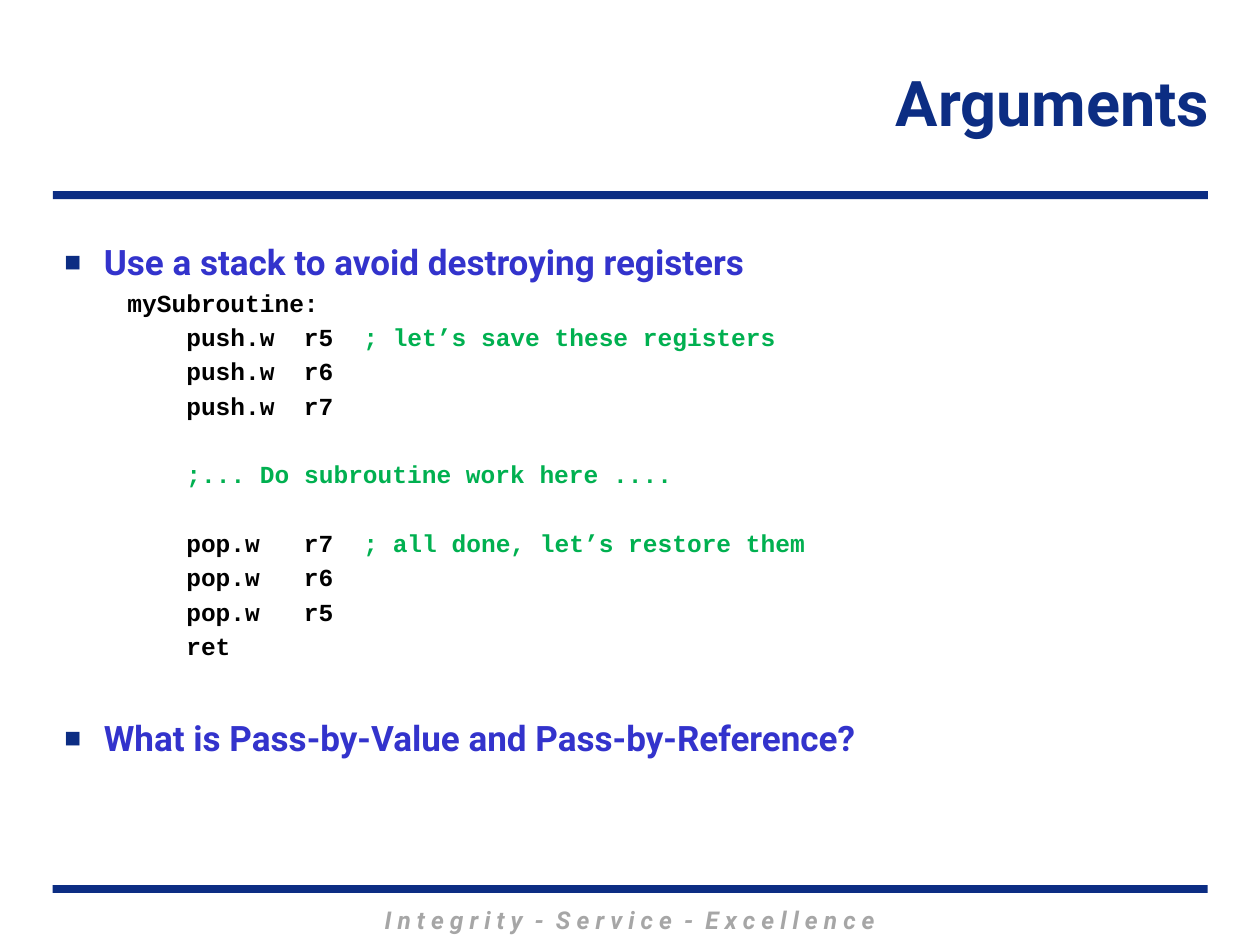
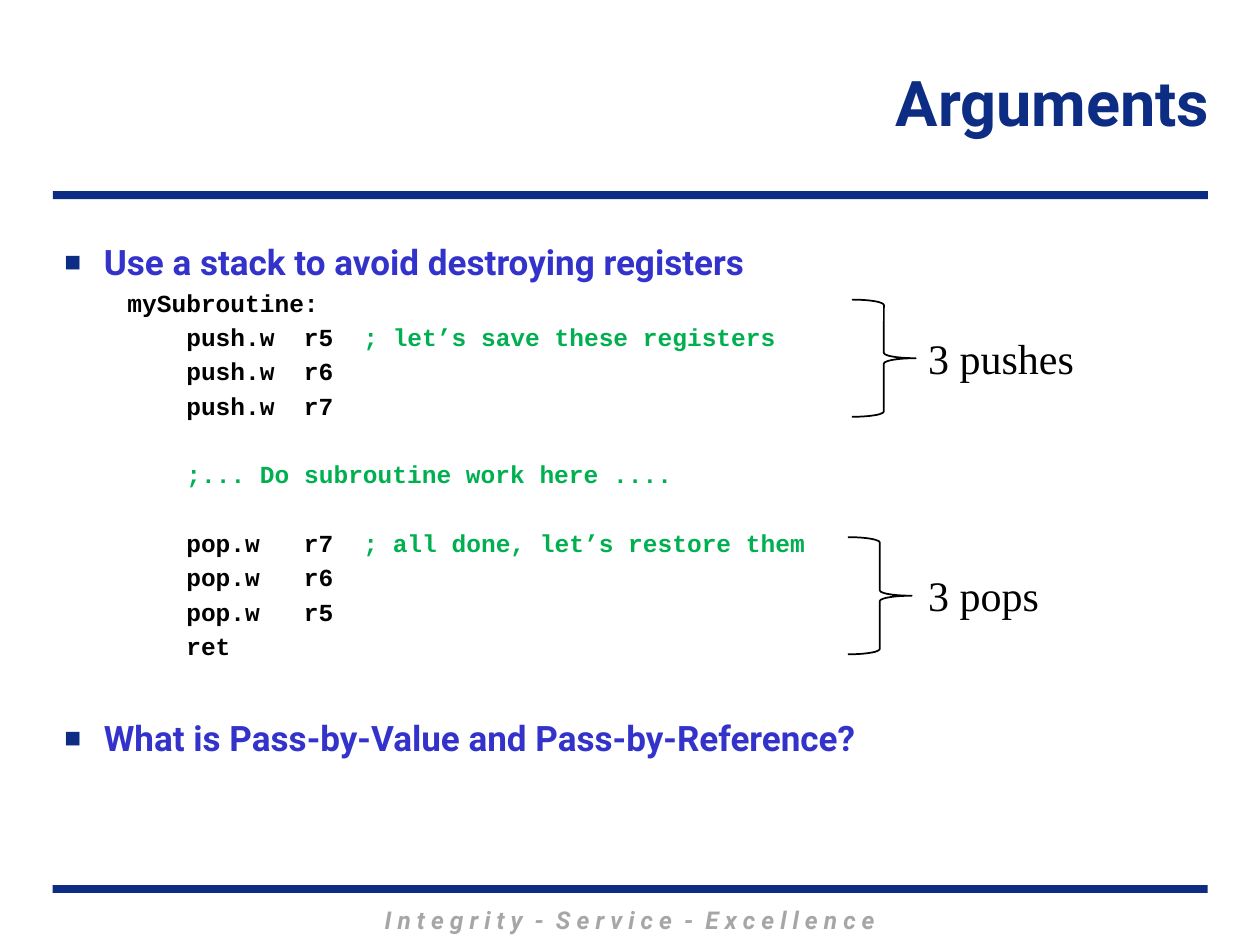
Before and after one commit to MarsUniversity/ECE382, a slide deck: slide 29 of source/lessons/lsn9-10/Lsn9-10.pptx (slide 28 before the commit). Drawn at 1260x945 pixels with LibreOffice and Linux fonts; fonts in the diff are those of the drawing; background and template pictures are left out. Boxes give left, top, right and bottom in pixels: in the first picture for what was removed or moved away, otherwise in the second. Text is boxed around its words. In the diff, an @@ line names an element or a change of style, - is before the commit and + after.

```diff
--- a/source/lessons/lsn9-10/Lsn9-10.pptx
+++ b/source/lessons/lsn9-10/Lsn9-10.pptx
@@ right brace added at <box>852,300,916,417</box>, outline #000000 1 pt @@
@@ text added at <box>928,345,1074,383</box>, 24 pt, text #000000 @@
+3 pushes
@@ right brace added at <box>848,537,912,654</box>, outline #000000 1 pt @@
@@ text added at <box>928,583,1039,620</box>, 24 pt, text #000000 @@
+3 pops
```
Also in this commit, not shown: 1 other slide changed, 1 slide added, 14 other files.
